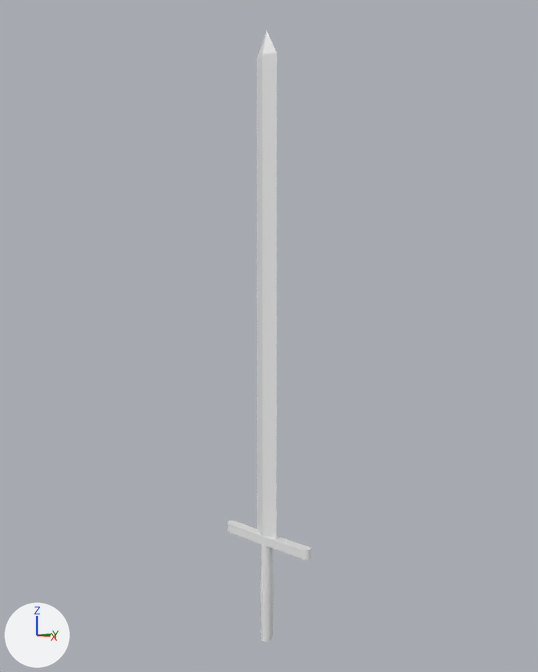
The Blender file untitled.blend, before and after one commit.
Camera for both pictures: a 50 mm camera at (38.11, -35.65, 22.75) aimed at (0.08, 0.14, 19.23). Lighting does not change. The marker at lower left points along +X, +Y and +Z.

The older version as bpy lines, for what is in view:
```python
mat_material = principled_material('Material')
mat_material.base_color = (0.8, 0.8, 0.8)  # white #e7e7e7
mat_material.roughness = 0.4
me_cylinder = bpy.data.meshes.new('Cylinder')
me_cylinder.from_pydata(...)  # 241 vertices, 210 faces; spans x -6.83..6.83, y -0.78..0.78, z -0.52..8.01
me_cylinder.materials.append(mat_material)  # white #e7e7e7
ob_cylinder = bpy.data.objects.new('Cylinder', me_cylinder)
ob_cylinder.location = (0.0, 0.0, 0.0)
ob_cylinder.scale = (0.618, 0.618, 5.0)
```
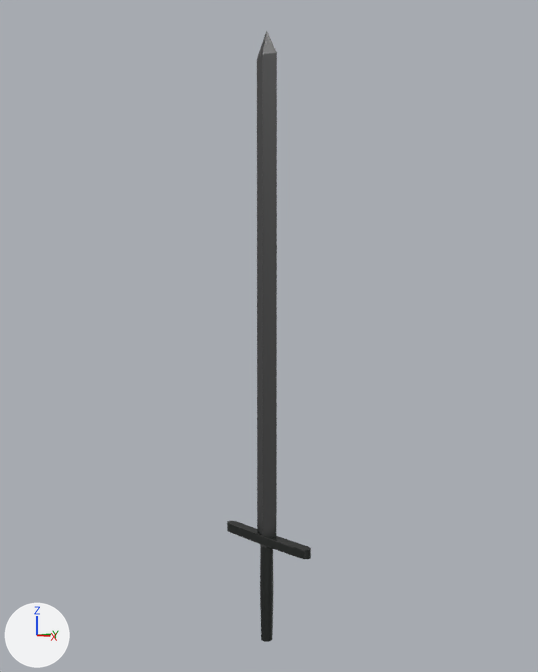
Where the change shows, as pixel boxes (x1, y1, x2, y2) in the pictures (538 x 672 px):
'Cylinder', surface changed: (227, 31, 311, 642) in both

The change, as a list of edits to the scene's bpy script:
```text
Add img_untitled:
    img_untitled = load_image('Untitled', '_unpacked/Untitled', 1024, 1024, 'sRGB')
Change mat_material:
    remove mat_material.base_color = (0.8, 0.8, 0.8)  # white #e7e7e7
    add mat_material.texture = img_untitled
    mat_material.metallic: 0.0 -> 0.682
    mat_material.roughness: 0.4 -> 0.477
```
